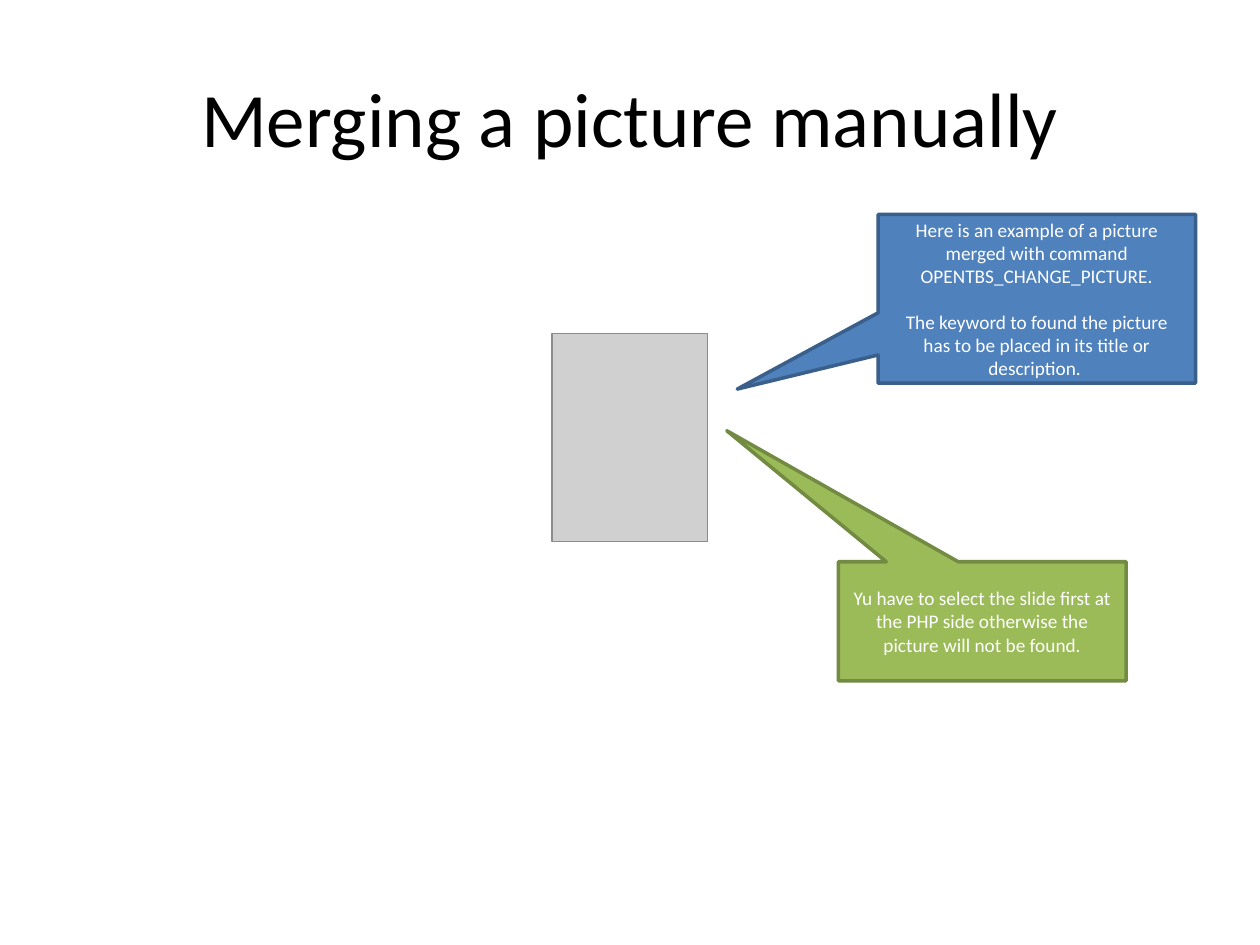
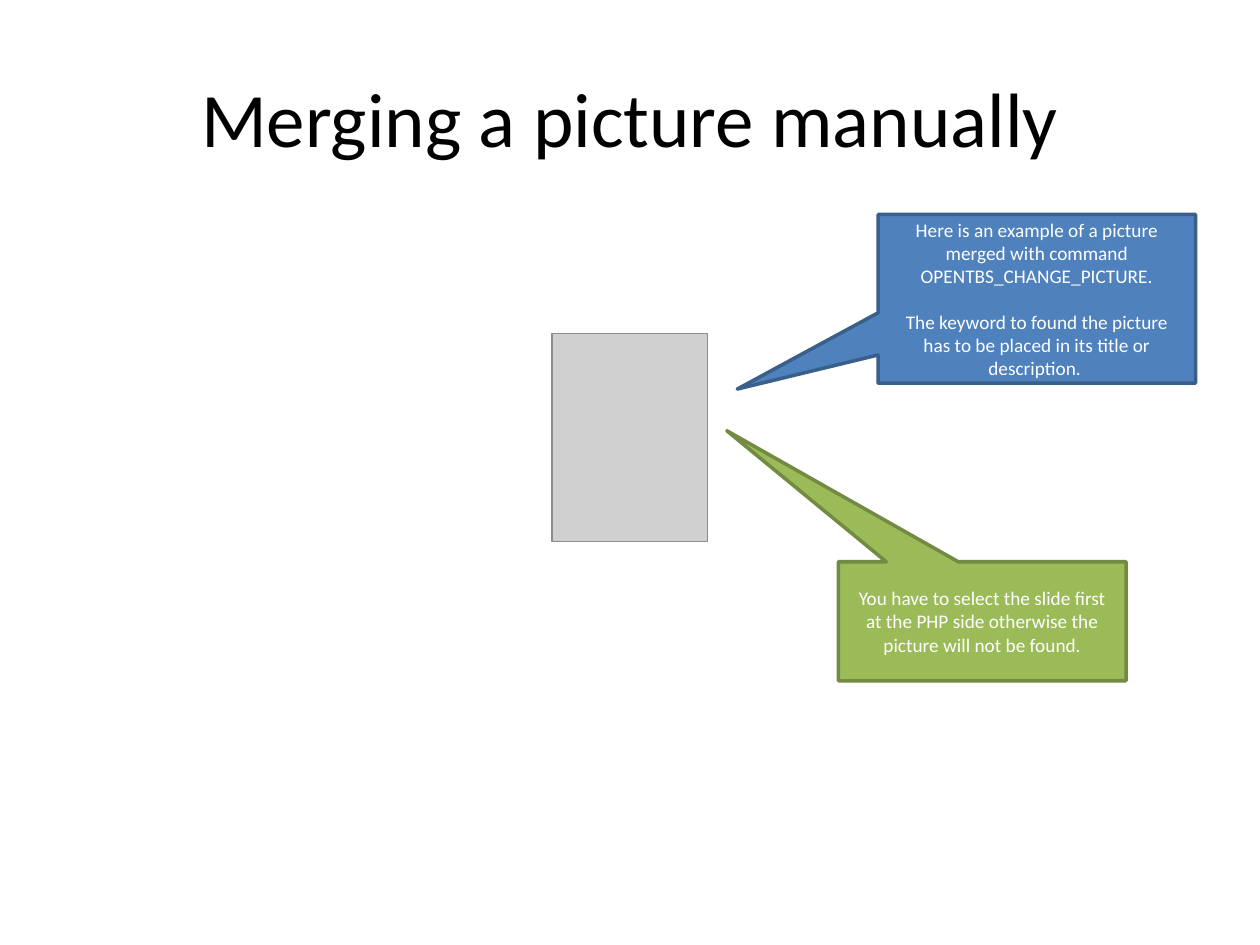
Before and after one commit to Skrol29/tinybutstrong, a slide deck: slide 2 of plugins/opentbs/demo/demo_ms_powerpoint.pptx. Drawn at 1260x945 pixels with LibreOffice and Linux fonts; fonts in the diff are those of the drawing; grey boxes stand for pictures. Boxes give left, top, right and bottom in pixels: in the first picture for what was removed or moved away, otherwise in the second. Text is boxed around its words. In the diff, an @@ line names an element or a change of style, - is before the commit and + after.

```diff
--- a/plugins/opentbs/demo/demo_ms_powerpoint.pptx
+++ b/plugins/opentbs/demo/demo_ms_powerpoint.pptx
@@ text in speech box at <box>859,591,1105,655</box>: text changed @@
-Yu have to select the slide first at the PHP side otherwise the picture will not be found.
+You have to select the slide first at the PHP side otherwise the picture will not be found.
```
Also in this commit, not shown: 2 other slides changed, 8 other files.
